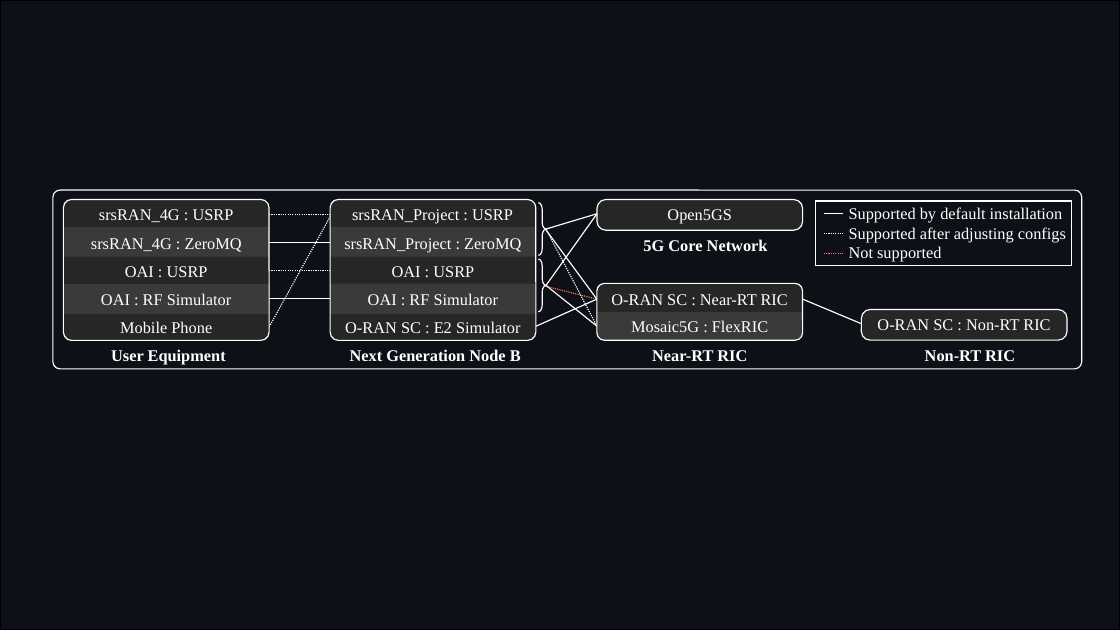
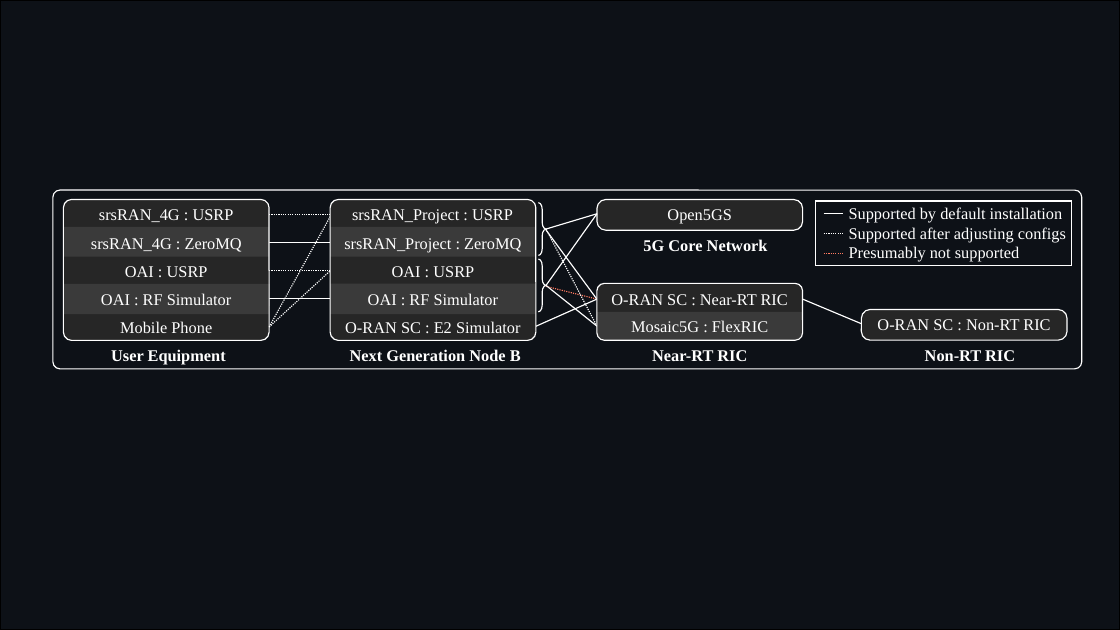
Before and after one commit to usnistgov/O-RAN-Testbed-Automation, a slide deck: slide 4 of RAN_Intelligent_Controllers/research/Diagrams.pptx. Drawn at 1120x630 pixels with LibreOffice and Linux fonts; fonts in the diff are those of the drawing. Boxes give left, top, right and bottom in pixels: in the first picture for what was removed or moved away, otherwise in the second. Text is boxed around its words. In the diff, an @@ line names an element or a change of style, - is before the commit and + after.

```diff
--- a/RAN_Intelligent_Controllers/research/Diagrams.pptx
+++ b/RAN_Intelligent_Controllers/research/Diagrams.pptx
@@ text at <box>849,246,1019,262</box>: text changed @@
-Not supported
+Presumably not supported
@@ line added from (269, 327) to (330, 271), #FFFFFF 1 pt dashed @@
```
Also in this commit, not shown: 2 other slides changed, 19 other files.
